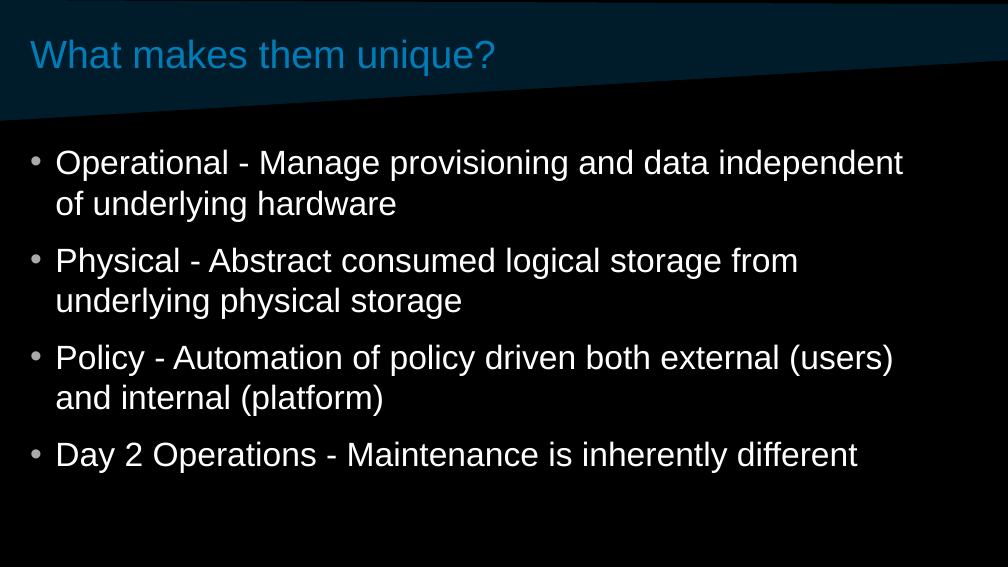
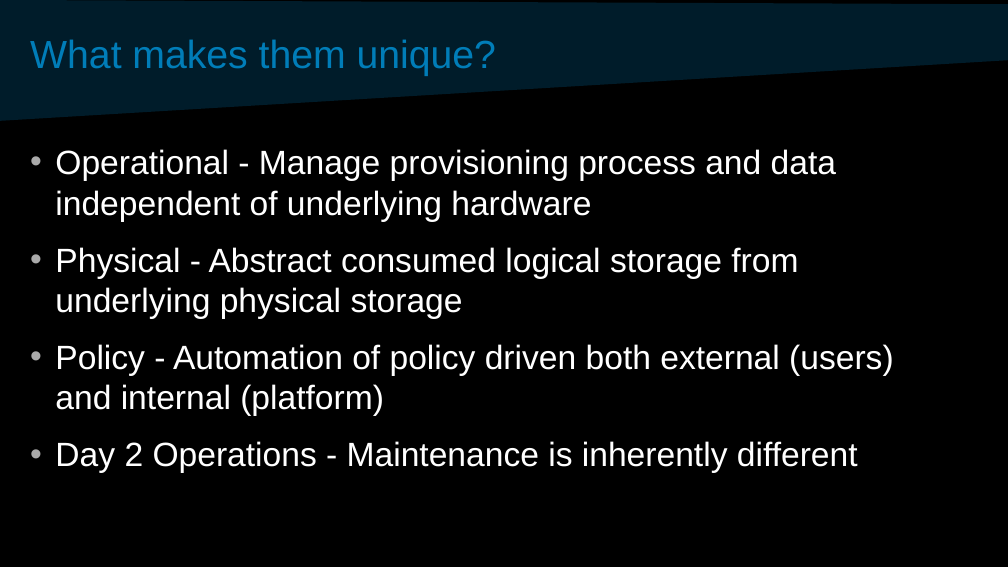
Before and after one commit to davidvonthenen/proposals, a slide deck: slide 5 of 2017_SCALE15/SCaLE-ConSchedAndSDSChangeCloud-PDF.pptx. Drawn at 1008x567 pixels with LibreOffice and Linux fonts; fonts in the diff are those of the drawing; background and template pictures are left out. Boxes give left, top, right and bottom in pixels: in the first picture for what was removed or moved away, otherwise in the second. Text is boxed around its words. In the diff, an @@ line names an element or a change of style, - is before the commit and + after.

Commit message:
Update to SCaLE presentation

```diff
--- a/2017_SCALE15/SCaLE-ConSchedAndSDSChangeCloud-PDF.pptx
+++ b/2017_SCALE15/SCaLE-ConSchedAndSDSChangeCloud-PDF.pptx
@@ text at (55,149,836,222): text changed @@
-• Operational - Manage provisioning and data independent of underlying hardware
+• Operational - Manage provisioning process and data independent of underlying hardware
```
Also in this commit, not shown: 3 other slides changed, 2 other files.
